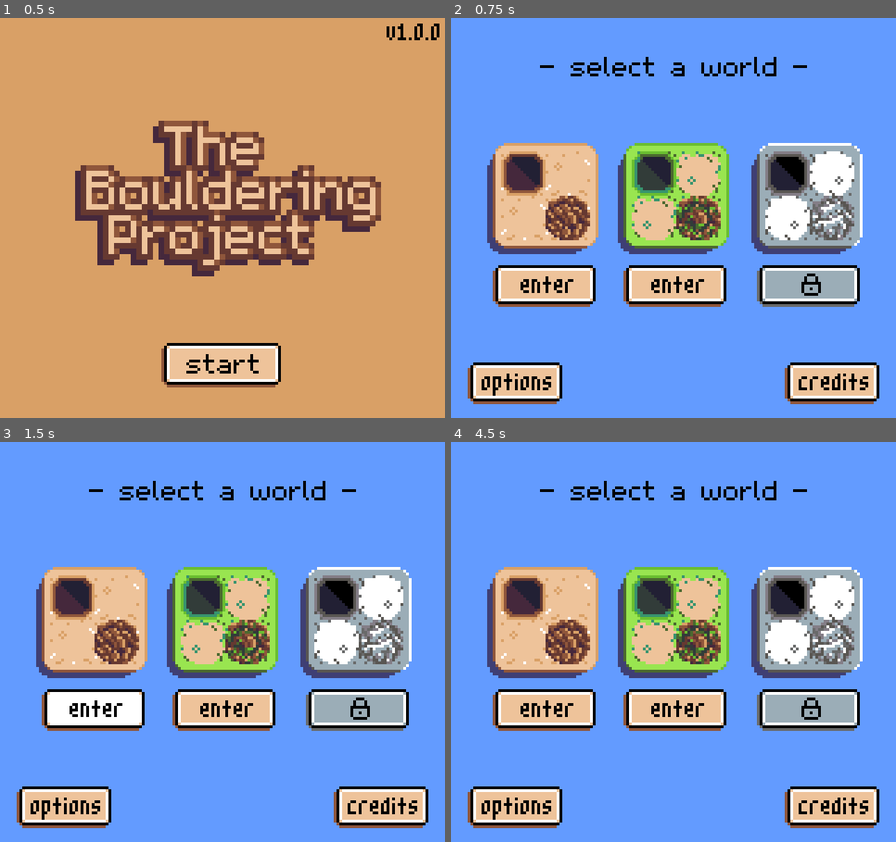
Above: before the commit, frames 1-4 (two rows, left to right).
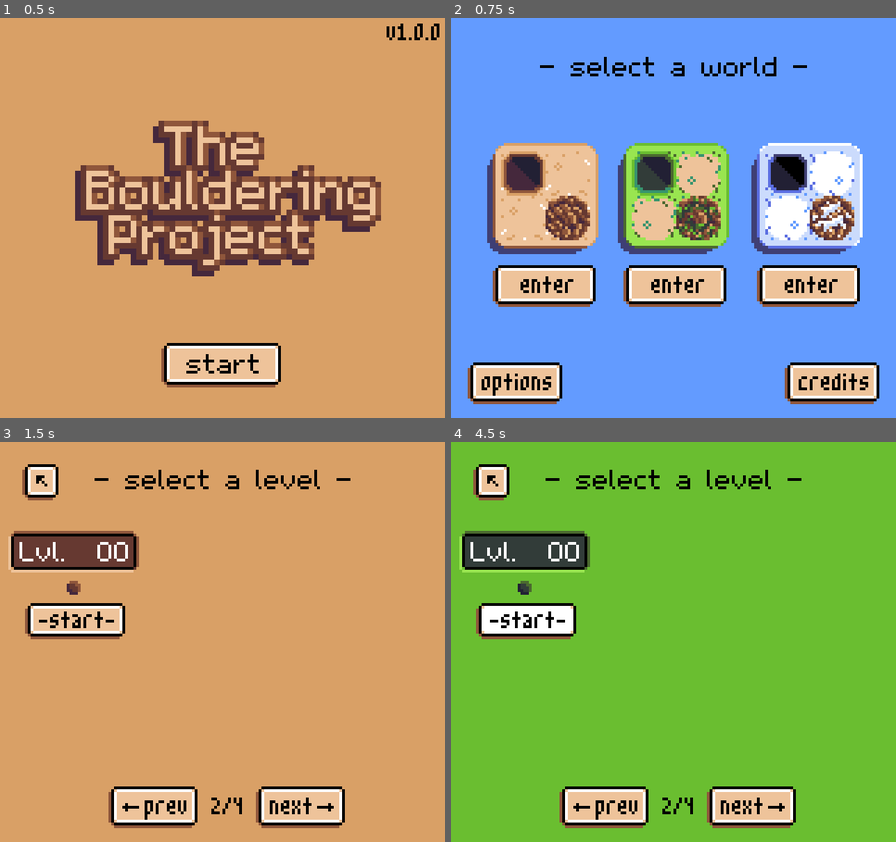
Above: after the commit, the same moments.

Repository: aludvik/Bouldering
Game: Godot game, scene res://Title/Title.tscn
The game is run twice, just before and just after one commit, with the same random seed, the same clock (stepped at 60 frames per second) and the same inputs.
Inputs (mouse positions are in pixels of both pictures, inside the frame that each line leads up to):
- Up to frame 1 (0.5 s): no input
- Up to frame 2 (0.75 s): click (673, 366) at 0.5 s
- Up to frame 3 (1.5 s): click (93, 710) at 1.27 s
- Up to frame 4 (4.5 s): click (491, 482) at 2.02 s; click (673, 710) at 2.77 s; click (602, 806) at 3.52 s; click (526, 622) at 4.27 s

Frame 1 is identical in both runs. In frame 2, 4.9% of the frame differs, in the area x 68-92%, y 31-73%; in frame 3, 99%; in frame 4, 99%, in the area x 0-100%, y 0-100%.

Commit message:
Init level select

Diff:
--- /dev/null
+++ b/LevelSelect/LevelSelect.gd
@@ -0,0 +1,22 @@
+extends Node2D
+
+var colored = [
+	"Background",
+	"TopLeft/Header",
+	"TopLeft/Difficulty"
+]
+
+func _ready():
+	set_world(State.world)
+
+func set_world(world: String):
+	for prefix in colored:
+		set_world_color(world, prefix)
+
+func set_world_color(world: String, prefix: String):
+	for w in ["Rock", "Moss", "Snow"]:
+		var node = get_node(prefix + "/" + w)
+		if w == world:
+			node.show()
+		else:
+			node.hide()
--- /dev/null
+++ b/LevelSelect/LevelSelect.tscn
@@ -0,0 +1,294 @@
+[gd_scene load_steps=47 format=2]
+
+[ext_resource path="res://Sprites/Credits/ReturnButton3.png" type="Texture" id=1]
+[ext_resource path="res://Sprites/Credits/ReturnButton1.png" type="Texture" id=2]
+[ext_resource path="res://Sprites/Credits/ReturnButton2.png" type="Texture" id=3]
+[ext_resource path="res://LargeFont.tres" type="DynamicFont" id=4]
+[ext_resource path="res://SceneChangeButton.gd" type="Script" id=5]
+[ext_resource path="res://Sprites/LevelSelectRock/LevelHeaderRock.png" type="Texture" id=6]
+[ext_resource path="res://Sprites/LevelSelectRock/LevelDifficultyRock.png" type="Texture" id=7]
+[ext_resource path="res://Sprites/LevelSelectRock/LevelStartButton1.png" type="Texture" id=8]
+[ext_resource path="res://Sprites/LevelSelectRock/LevelStartButton2.png" type="Texture" id=9]
+[ext_resource path="res://Sprites/LevelSelectRock/LevelStartButton3.png" type="Texture" id=10]
+[ext_resource path="res://Sprites/LevelSelectRock/NextButton3.png" type="Texture" id=11]
+[ext_resource path="res://SmallFont.tres" type="DynamicFont" id=12]
+[ext_resource path="res://Sprites/LevelSelectRock/NextButton1.png" type="Texture" id=13]
+[ext_resource path="res://Sprites/LevelSelectRock/PrevButton3.png" type="Texture" id=14]
+[ext_resource path="res://Sprites/LevelSelectRock/PrevButton1.png" type="Texture" id=15]
+[ext_resource path="res://Sprites/LevelSelectRock/PrevButton2.png" type="Texture" id=16]
+[ext_resource path="res://Sprites/LevelSelectRock/NextButton2.png" type="Texture" id=17]
+[ext_resource path="res://Sprites/LevelSelectSnow/LevelHeaderSnow.png" type="Texture" id=18]
+[ext_resource path="res://LevelSelect/LevelSelect.gd" type="Script" id=19]
+[ext_resource path="res://Sprites/LevelSelectSnow/LevelDifficultySnow.png" type="Texture" id=20]
+[ext_resource path="res://Sprites/LevelSelectMoss/LevelHeaderMoss.png" type="Texture" id=21]
+[ext_resource path="res://Sprites/LevelSelectMoss/LevelDifficultyMoss.png" type="Texture" id=22]
+
+[sub_resource type="AtlasTexture" id=1]
+atlas = ExtResource( 7 )
+region = Rect2( 0, 0, 41, 5 )
+
+[sub_resource type="AtlasTexture" id=2]
+atlas = ExtResource( 7 )
+region = Rect2( 41, 0, 41, 5 )
+
+[sub_resource type="AtlasTexture" id=3]
+atlas = ExtResource( 7 )
+region = Rect2( 82, 0, 41, 5 )
+
+[sub_resource type="AtlasTexture" id=4]
+atlas = ExtResource( 7 )
+region = Rect2( 123, 0, 41, 5 )
+
+[sub_resource type="AtlasTexture" id=5]
+atlas = ExtResource( 7 )
+region = Rect2( 164, 0, 41, 5 )
+
+[sub_resource type="AtlasTexture" id=6]
+atlas = ExtResource( 7 )
+region = Rect2( 205, 0, 41, 5 )
+
+[sub_resource type="AtlasTexture" id=7]
+atlas = ExtResource( 7 )
+region = Rect2( 246, 0, 41, 5 )
+
+[sub_resource type="SpriteFrames" id=8]
+animations = [ {
+"frames": [ SubResource( 1 ), SubResource( 2 ), SubResource( 3 ), SubResource( 4 ), SubResource( 5 ), SubResource( 6 ), SubResource( 7 ) ],
+"loop": true,
+"name": "default",
+"speed": 5.0
+} ]
+
+[sub_resource type="AtlasTexture" id=9]
+atlas = ExtResource( 22 )
+region = Rect2( 0, 0, 41, 5 )
+
+[sub_resource type="AtlasTexture" id=10]
+atlas = ExtResource( 22 )
+region = Rect2( 41, 0, 41, 5 )
+
+[sub_resource type="AtlasTexture" id=11]
+atlas = ExtResource( 22 )
+region = Rect2( 82, 0, 41, 5 )
+
+[sub_resource type="AtlasTexture" id=12]
+atlas = ExtResource( 22 )
+region = Rect2( 123, 0, 41, 5 )
+
+[sub_resource type="AtlasTexture" id=13]
+atlas = ExtResource( 22 )
+region = Rect2( 164, 0, 41, 5 )
+
+[sub_resource type="AtlasTexture" id=14]
+atlas = ExtResource( 22 )
+region = Rect2( 205, 0, 41, 5 )
+
+[sub_resource type="AtlasTexture" id=15]
+atlas = ExtResource( 22 )
+region = Rect2( 246, 0, 41, 5 )
+
+[sub_resource type="SpriteFrames" id=16]
+animations = [ {
+"frames": [ SubResource( 9 ), SubResource( 10 ), SubResource( 11 ), SubResource( 12 ), SubResource( 13 ), SubResource( 14 ), SubResource( 15 ) ],
+"loop": true,
+"name": "default",
+"speed": 5.0
+} ]
+
+[sub_resource type="AtlasTexture" id=17]
+atlas = ExtResource( 20 )
+region = Rect2( 0, 0, 41, 5 )
+
+[sub_resource type="AtlasTexture" id=18]
+atlas = ExtResource( 20 )
+region = Rect2( 41, 0, 41, 5 )
+
+[sub_resource type="AtlasTexture" id=19]
+atlas = ExtResource( 20 )
+region = Rect2( 82, 0, 41, 5 )
+
+[sub_resource type="AtlasTexture" id=20]
+atlas = ExtResource( 20 )
+region = Rect2( 123, 0, 41, 5 )
+
+[sub_resource type="AtlasTexture" id=21]
+atlas = ExtResource( 20 )
+region = Rect2( 164, 0, 41, 5 )
+
+[sub_resource type="AtlasTexture" id=22]
+atlas = ExtResource( 20 )
+region = Rect2( 205, 0, 41, 5 )
+
+[sub_resource type="AtlasTexture" id=23]
+atlas = ExtResource( 20 )
+region = Rect2( 246, 0, 41, 5 )
+
+[sub_resource type="SpriteFrames" id=24]
+animations = [ {
+"frames": [ SubResource( 17 ), SubResource( 18 ), SubResource( 19 ), SubResource( 20 ), SubResource( 21 ), SubResource( 22 ), SubResource( 23 ) ],
+"loop": true,
+"name": "default",
+"speed": 5.0
+} ]
+
+[node name="LevelSelect" type="Node2D"]
+script = ExtResource( 19 )
+
+[node name="Background" type="Node2D" parent="."]
+
+[node name="Rock" type="ColorRect" parent="Background"]
+margin_right = 160.0
+margin_bottom = 144.0
+rect_pivot_offset = Vector2( 32.2168, 4.22826 )
+color = Color( 0.85098, 0.627451, 0.4, 1 )
+__meta__ = {
+"_edit_use_anchors_": false
+}
+
+[node name="Moss" type="ColorRect" parent="Background"]
+margin_right = 160.0
+margin_bottom = 144.0
+rect_pivot_offset = Vector2( 32.2168, 4.22826 )
+color = Color( 0.415686, 0.745098, 0.188235, 1 )
+__meta__ = {
+"_edit_use_anchors_": false
+}
+
+[node name="Snow" type="ColorRect" parent="Background"]
+margin_right = 160.0
+margin_bottom = 144.0
+rect_pivot_offset = Vector2( 32.2168, 4.22826 )
+__meta__ = {
+"_edit_use_anchors_": false
+}
+
+[node name="Header" type="Label" parent="."]
+margin_left = 33.7907
+margin_top = 6.4414
+margin_right = 126.791
+margin_bottom = 19.4414
+custom_fonts/font = ExtResource( 4 )
+custom_colors/font_color = Color( 0, 0, 0, 1 )
+text = "- select a level -"
+__meta__ = {
+"_edit_use_anchors_": false
+}
+
+[node name="ReturnButton" type="TextureButton" parent="."]
+margin_left = 8.0
+margin_top = 8.0
+margin_right = 13.0
+margin_bottom = 13.0
+texture_normal = ExtResource( 2 )
+texture_pressed = ExtResource( 1 )
+texture_hover = ExtResource( 3 )
+script = ExtResource( 5 )
+__meta__ = {
+"_edit_use_anchors_": false
+}
+change_to = "res://WorldSelect/WorldSelect.tscn"
+
+[node name="TopLeft" type="Node2D" parent="."]
+position = Vector2( 3, 32 )
+
+[node name="Header" type="Node2D" parent="TopLeft"]
+
+[node name="Rock" type="Sprite" parent="TopLeft/Header"]
+texture = ExtResource( 6 )
+centered = false
+
+[node name="Moss" type="Sprite" parent="TopLeft/Header"]
+texture = ExtResource( 21 )
+centered = false
+
+[node name="Snow" type="Sprite" parent="TopLeft/Header"]
+texture = ExtResource( 18 )
+centered = false
+
+[node name="Difficulty" type="Node2D" parent="TopLeft"]
+
+[node name="Rock" type="AnimatedSprite" parent="TopLeft/Difficulty"]
+position = Vector2( 3, 18 )
+frames = SubResource( 8 )
+centered = false
+
+[node name="Moss" type="AnimatedSprite" parent="TopLeft/Difficulty"]
+position = Vector2( 3, 18 )
+frames = SubResource( 16 )
+centered = false
+
+[node name="Snow" type="AnimatedSprite" parent="TopLeft/Difficulty"]
+position = Vector2( 3, 18 )
+frames = SubResource( 24 )
+centered = false
+
+[node name="StartButton" type="TextureButton" parent="TopLeft"]
+margin_left = 6.0
+margin_top = 26.0
+margin_right = 42.0
+margin_bottom = 39.0
+texture_normal = ExtResource( 8 )
+texture_pressed = ExtResource( 10 )
+texture_hover = ExtResource( 9 )
+__meta__ = {
+"_edit_use_anchors_": false
+}
+
+[node name="Lvl" type="Label" parent="TopLeft"]
+margin_left = 4.0
+margin_right = 21.0
+margin_bottom = 13.0
+custom_fonts/font = ExtResource( 4 )
+text = "Lvl."
+__meta__ = {
+"_edit_use_anchors_": false
+}
+
+[node name="Number" type="Label" parent="TopLeft"]
+margin_left = 32.0
+margin_right = 44.0
+margin_bottom = 13.0
+custom_fonts/font = ExtResource( 4 )
+text = "00"
+align = 2
+__meta__ = {
+"_edit_use_anchors_": false
+}
+
+[node name="Pager" type="Node2D" parent="."]
+
+[node name="PrevButton" type="TextureButton" parent="Pager"]
+margin_left = 39.0
+margin_top = 124.0
+margin_right = 71.0
+margin_bottom = 139.0
+texture_normal = ExtResource( 15 )
+texture_pressed = ExtResource( 14 )
+texture_hover = ExtResource( 16 )
+__meta__ = {
+"_edit_use_anchors_": false
+}
+
+[node name="NextButton" type="TextureButton" parent="Pager"]
+margin_left = 92.0
+margin_top = 124.0
+margin_right = 124.0
+margin_bottom = 139.0
+texture_normal = ExtResource( 13 )
+texture_pressed = ExtResource( 11 )
+texture_hover = ExtResource( 17 )
+__meta__ = {
+"_edit_use_anchors_": false
+}
+
+[node name="Page" type="Label" parent="Pager"]
+margin_left = 76.0
+margin_top = 123.0
+custom_fonts/font = ExtResource( 12 )
+custom_colors/font_color = Color( 0, 0, 0, 1 )
+text = "2/4"
+__meta__ = {
+"_edit_use_anchors_": false
+}
+
+[connection signal="pressed" from="ReturnButton" to="ReturnButton" method="_on_pressed"]
--- /dev/null
+++ b/SmallFont.tres
@@ -0,0 +1,6 @@
+[gd_resource type="DynamicFont" load_steps=2 format=2]
+
+[ext_resource path="res://m3x6.ttf" type="DynamicFontData" id=1]
+
+[resource]
+font_data = ExtResource( 1 )
--- a/State.gd
+++ b/State.gd
@@ -1,8 +1,13 @@
 extends Node
 
+# UI
+var world: String = ""
+
+# Progress
 var moss_world: String = "unlocked"
-var snow_world: String = "locked"
+var snow_world: String = "unlocked"
 
+# Settings
 var music: bool = true
 var sfx: bool = true
 var resolution: int = 2 setget resolution_set
--- /dev/null
+++ b/WorldSelect/WorldSelect.gd
@@ -0,0 +1,14 @@
+extends Node2D
+
+func _on_RockButton_pressed():
+	go_to_world("Rock")
+
+func _on_MossButton_pressed():
+	go_to_world("Moss")
+
+func _on_SnowButton_pressed():
+	go_to_world("Snow")
+
+func go_to_world(world: String):
+	State.world = world
+	get_tree().change_scene("res://LevelSelect/LevelSelect.tscn")
--- a/WorldSelect/WorldSelect.tscn
+++ b/WorldSelect/WorldSelect.tscn
@@ -10,6 +10,7 @@
 [ext_resource path="res://Sprites/WorldSelect/EnterButton3.png" type="Texture" id=8]
 [ext_resource path="res://Sprites/WorldSelect/EnterButton2.png" type="Texture" id=9]
 [ext_resource path="res://Sprites/WorldSelect/EnterButton1.png" type="Texture" id=10]
+[ext_resource path="res://WorldSelect/WorldSelect.gd" type="Script" id=11]
 [ext_resource path="res://Sprites/WorldSelect/EnterButton4.png" type="Texture" id=12]
 [ext_resource path="res://SceneChangeButton.gd" type="Script" id=15]
 [ext_resource path="res://Sprites/WorldSelect/CreditsButton3.png" type="Texture" id=16]
@@ -20,6 +21,7 @@
 [ext_resource path="res://Sprites/WorldSelect/OptionsButton2.png" type="Texture" id=21]
 
 [node name="WorldSelect" type="Node2D"]
+script = ExtResource( 11 )
 
 [node name="ColorRect" type="ColorRect" parent="."]
 margin_right = 160.0
@@ -29,10 +31,24 @@
 "_edit_use_anchors_": false
 }
 
-[node name="RockWorld" type="Sprite" parent="."]
+[node name="RockWorld" type="Node2D" parent="."]
+
+[node name="Unlocked" type="Sprite" parent="RockWorld"]
 position = Vector2( 13, 45 )
 texture = ExtResource( 1 )
 centered = false
+
+[node name="EnterButton" type="TextureButton" parent="RockWorld"]
+margin_left = 15.0
+margin_top = 89.0
+margin_right = 52.0
+margin_bottom = 104.0
+texture_normal = ExtResource( 10 )
+texture_pressed = ExtResource( 8 )
+texture_hover = ExtResource( 9 )
+__meta__ = {
+"_edit_use_anchors_": false
+}
 
 [node name="MossWorld" type="Node2D" parent="."]
 position = Vector2( 60, 45 )
@@ -86,16 +102,6 @@
 "_edit_use_anchors_": false
 }
 
-[node name="RockButton" type="TextureButton" parent="."]
-margin_left = 15.0
-margin_top = 89.0
-texture_normal = ExtResource( 10 )
-texture_pressed = ExtResource( 8 )
-texture_hover = ExtResource( 9 )
-__meta__ = {
-"_edit_use_anchors_": false
-}
-
 [node name="Header" type="Label" parent="."]
 margin_left = 32.0
 margin_top = 10.0
@@ -130,5 +136,8 @@
 }
 change_to = "res://Options/Options.tscn"
 
+[connection signal="pressed" from="RockWorld/EnterButton" to="." method="_on_RockButton_pressed"]
+[connection signal="pressed" from="MossWorld/EnterButton" to="." method="_on_MossButton_pressed"]
+[connection signal="pressed" from="SnowWorld/EnterButton" to="." method="_on_SnowButton_pressed"]
 [connection signal="pressed" from="CreditsButton" to="CreditsButton" method="_on_pressed"]
 [connection signal="pressed" from="OptionsButton" to="OptionsButton" method="_on_pressed"]
Not shown: 1 places in WorldSelect/WorldSelect.tscn that only renumber resources
